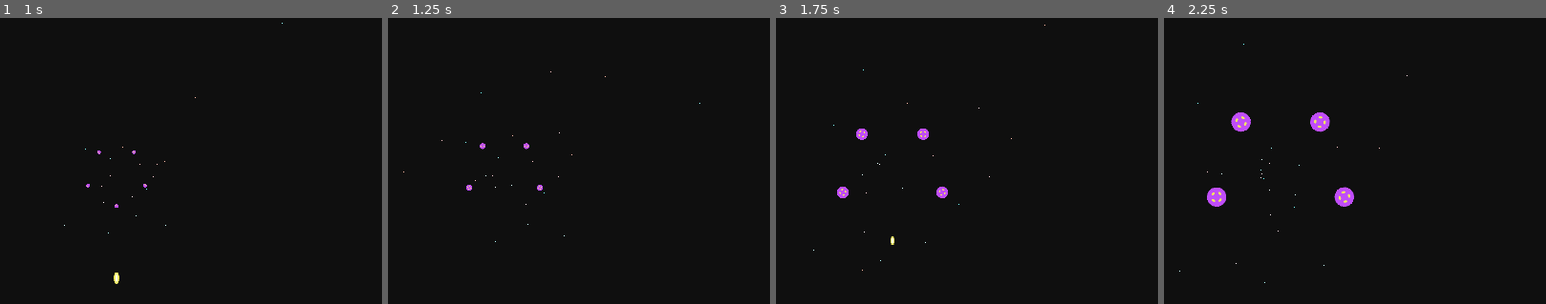
Above: before the commit, frames 1-4 (left to right).
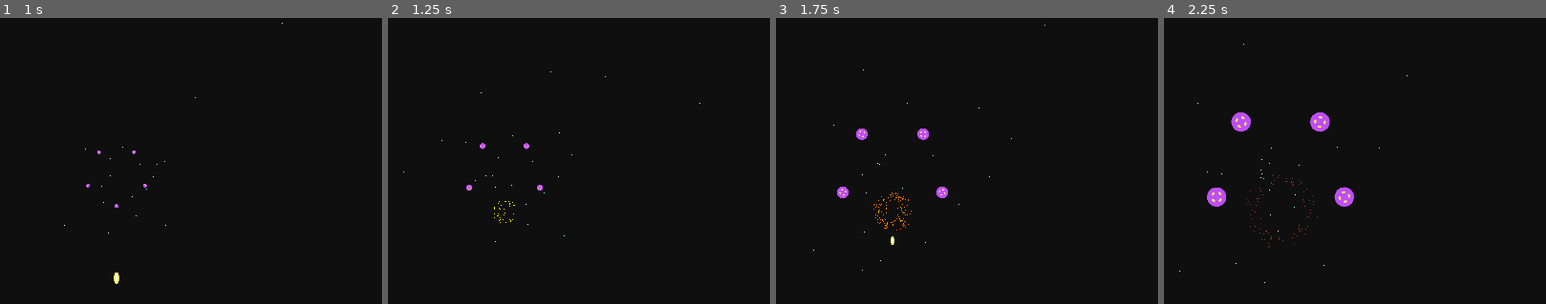
Above: after the commit, the same moments.

Repository: doctor-g/LD47
Game: Godot game, scene res://src/Level.tscn
Two runs of this game, one before a commit and one after it. Both use one fixed random seed, a clock stepped at 60 frames per second and the inputs below.
Inputs:
- Up to frame 1 (1 s): tap Enter at 0.5 s; tap Space (fire) at 0.6 s
- Up to frame 2 (1.25 s): no input
- Up to frame 3 (1.75 s): tap Space (fire) at 1.25 s; tap Left (move_clockwise) at 1.35 s
- Up to frame 4 (2.25 s): hold D (move_counterclockwise) from 2.03 s (still down)
The pictures show only the part of the screen within x 35-85%, y 22-72%; the shares and areas given below are measured in that part.

Frame 1 is identical in both runs. In frame 2, less than 0.1% of the frame differs, in the area x 27-34%, y 64-72%; in frame 3, 0.1%, in the area x 25-36%, y 61-75%; in frame 4, less than 0.1%.

Commit message:
Add explosion particle effect
It is played when the player or an alien is destroyed

Diff:
--- a/project/src/Alien.gd
+++ b/project/src/Alien.gd
@@ -5,10 +5,14 @@
 export var rotation_speed := 5.0
 
 onready var _sprite := $Sprite
+onready var Explosion := preload("res://src/Explosion.tscn")
 
 func _physics_process(delta):
 	position += Vector2.DOWN.rotated(rotation) * speed * delta
 	_sprite.rotate(rotation_speed * delta)
 
 func damage():
+	var explosion := Explosion.instance()
+	explosion.position = position
+	get_parent().add_child(explosion)
 	queue_free()
--- /dev/null
+++ b/project/src/Explosion.gd
@@ -0,0 +1,8 @@
+extends CPUParticles2D
+
+func _ready():
+	one_shot = true
+
+
+func _on_Timer_timeout():
+	queue_free()
--- /dev/null
+++ b/project/src/Explosion.tscn
@@ -0,0 +1,26 @@
+[gd_scene load_steps=3 format=2]
+
+[ext_resource path="res://src/Explosion.gd" type="Script" id=1]
+
+[sub_resource type="Gradient" id=1]
+offsets = PoolRealArray( 0, 0.655629, 0.97351 )
+colors = PoolColorArray( 0.928409, 0.957031, 0.0411224, 1, 1, 0.234375, 0, 1, 0.353423, 0.254066, 0.223651, 1 )
+
+[node name="CPUParticles2D" type="CPUParticles2D"]
+amount = 200
+explosiveness = 0.7
+randomness = 0.2
+emission_shape = 1
+emission_sphere_radius = 16.0
+gravity = Vector2( 0, 0 )
+orbit_velocity = 0.05
+orbit_velocity_random = 0.5
+radial_accel = 70.0
+color_ramp = SubResource( 1 )
+script = ExtResource( 1 )
+
+[node name="Timer" type="Timer" parent="."]
+wait_time = 2.0
+one_shot = true
+autostart = true
+[connection signal="timeout" from="Timer" to="." method="_on_Timer_timeout"]
--- a/project/src/Player.gd
+++ b/project/src/Player.gd
@@ -6,7 +6,7 @@
 var _angle := TAU / 4
 
 onready var _Bullet := preload("res://src/PlayerBullet.tscn")
-
+onready var _Explosion := preload("res://src/Explosion.tscn")
 
 func _process(delta):
 	var direction := 0
@@ -29,5 +29,7 @@
 
 func _on_Player_area_entered(area):
 	if area is Alien:
-		print('Death!')
+		var explosion = _Explosion.instance()
+		explosion.position = position
+		get_parent().add_child(explosion)
 		queue_free()
